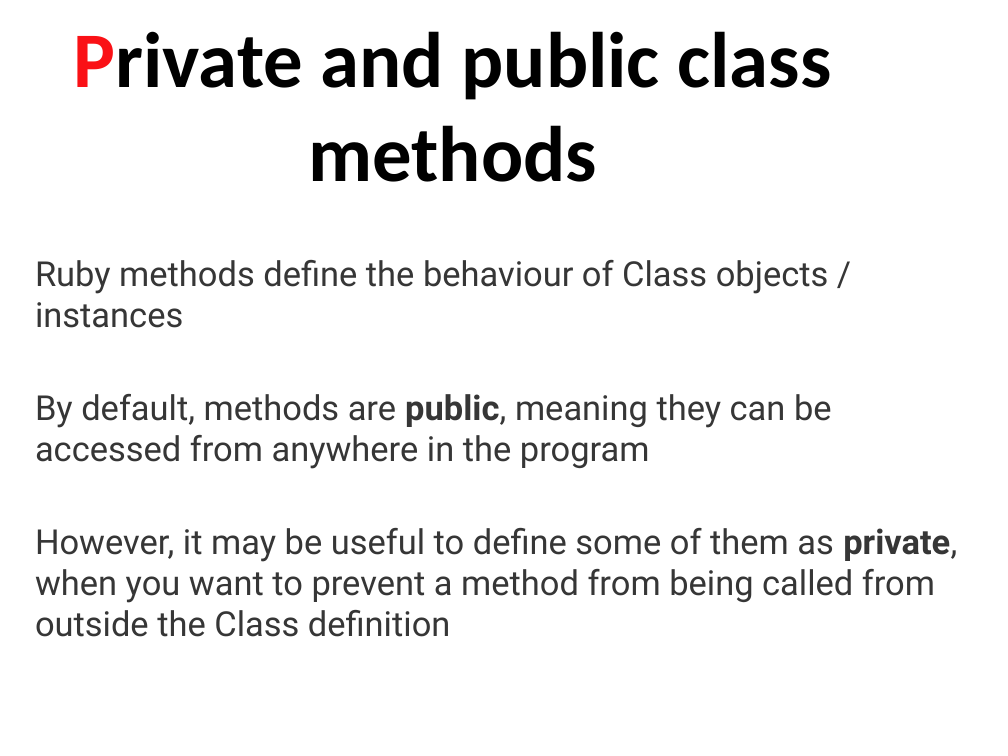
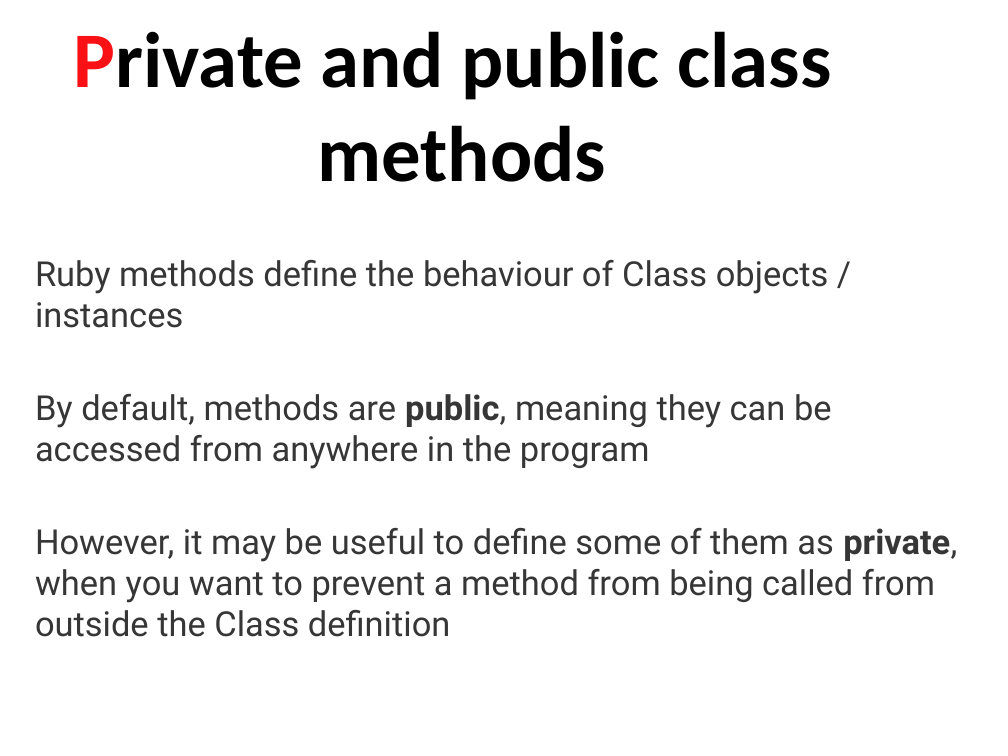
Before and after one commit to stephlaf/P4E, a slide deck: slide 2 of Presentations/Presentations Power Point/09_OOP II.pptx. Drawn at 1008x756 pixels with LibreOffice and Linux fonts; fonts in the diff are those of the drawing. Boxes give left, top, right and bottom in pixels: in the first picture for what was removed or moved away, otherwise in the second. Text is boxed around its words. In the diff, an @@ line names an element or a change of style, - is before the commit and + after.

```diff
--- a/Presentations/Presentations Power Point/09_OOP II.pptx
+++ b/Presentations/Presentations Power Point/09_OOP II.pptx
@@ text at (73, 31, 832, 182): text changed @@
-Private and public class methods
+Private and public class
+methods
```
Also in this commit, not shown: 1 other slide changed, 7 other files.
